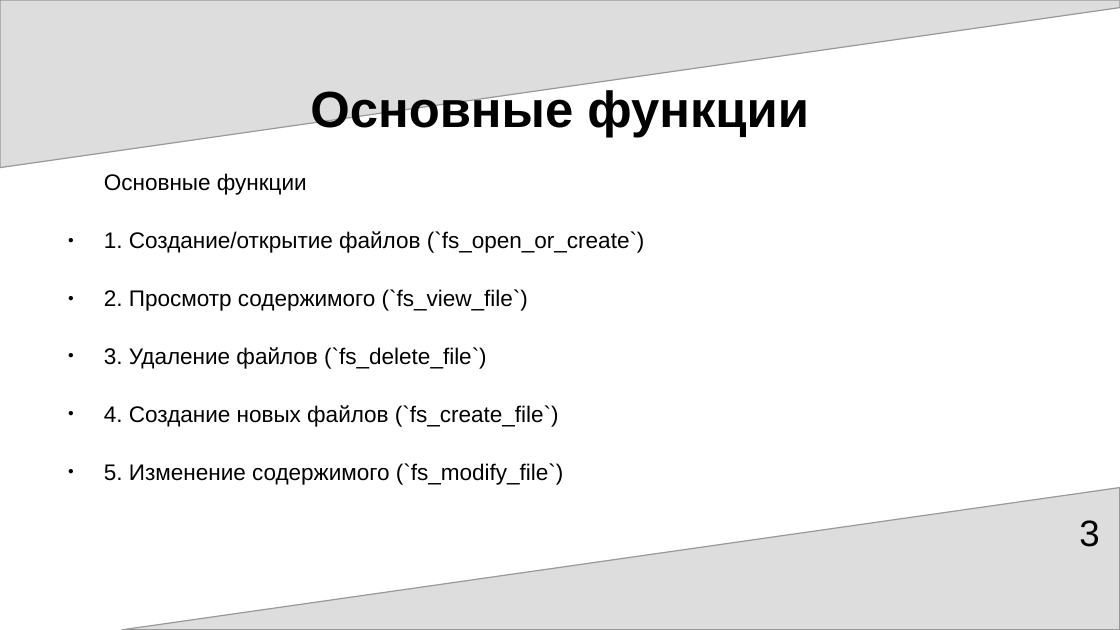
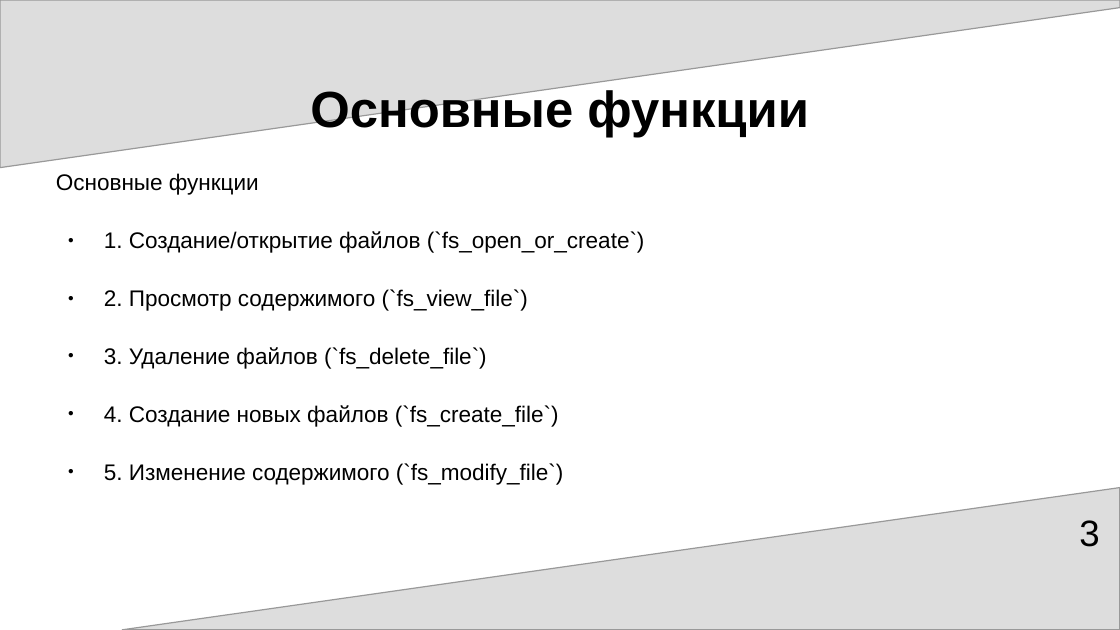
Before and after one commit to P0KAMOLODOY/Proekt, a slide deck: slide 3 of ifCoinFS.odp. Drawn at 1120x630 pixels with LibreOffice and Linux fonts; fonts in the diff are those of the drawing. Boxes give left, top, right and bottom in pixels: in the first picture for what was removed or moved away, otherwise in the second. Text is boxed around its words. In the diff, an @@ line names an element or a change of style, - is before the commit and + after.

```diff
--- a/ifCoinFS.odp
+++ b/ifCoinFS.odp
@@ text "Основные функции" at (56, 173, 645, 485): indent changed @@
```
Also in this commit, not shown: 2 other slides changed, 3 slides added.
